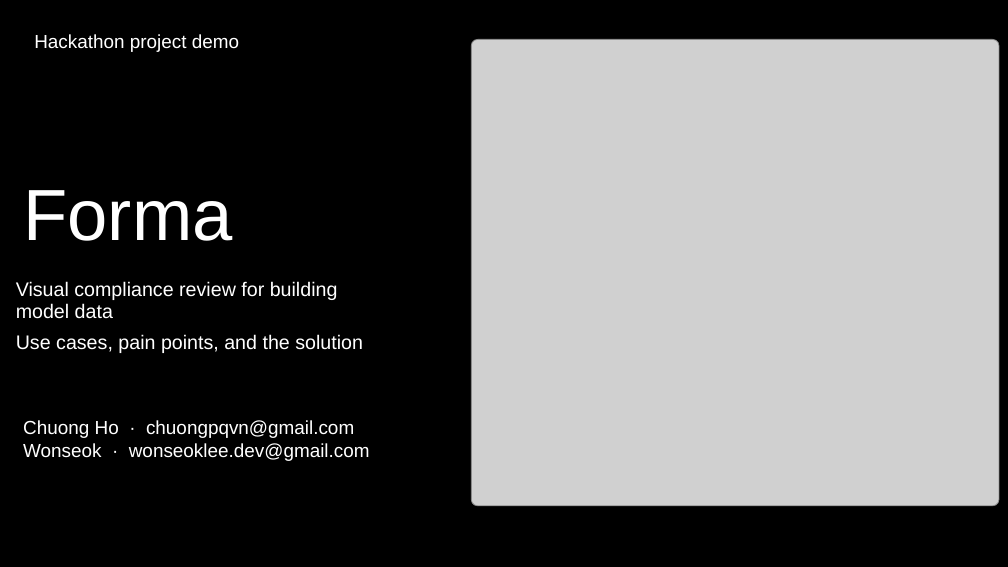
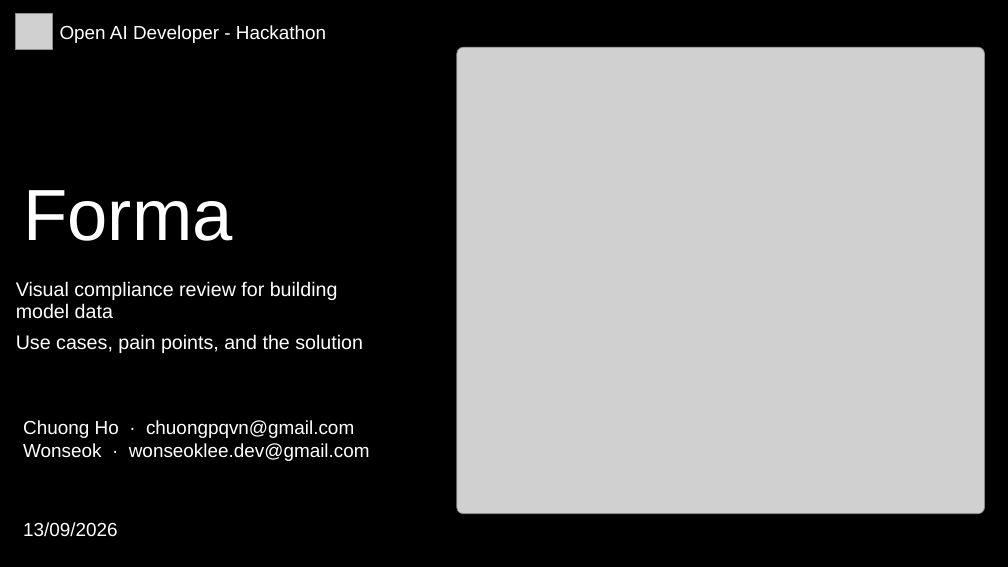
Before and after one commit to chuongmep/hackathon-openai-astra, a slide deck: slide 1 of assets/Forma-Project-Demo.pptx. Drawn at 1008x567 pixels with LibreOffice and Linux fonts; fonts in the diff are those of the drawing; grey boxes stand for pictures. Boxes give left, top, right and bottom in pixels: in the first picture for what was removed or moved away, otherwise in the second. Text is boxed around its words. In the diff, an @@ line names an element or a change of style, - is before the commit and + after.

```diff
--- a/assets/Forma-Project-Demo.pptx
+++ b/assets/Forma-Project-Demo.pptx
@@ picture added at box(16, 14, 52, 50) @@
@@ text at box(60, 25, 326, 43): text changed @@
-Hackathon project demo
+Open AI Developer - Hackathon
@@ picture: place and size @@
-picture at box(471, 39, 999, 506)
+picture at box(457, 47, 985, 513)
@@ text added at box(23, 522, 118, 537), 18 pt, text #FFFFFF @@
+13/09/2026
```
Also in this commit, not shown: 6 other slides changed, 2 slides added, 8 other files.
